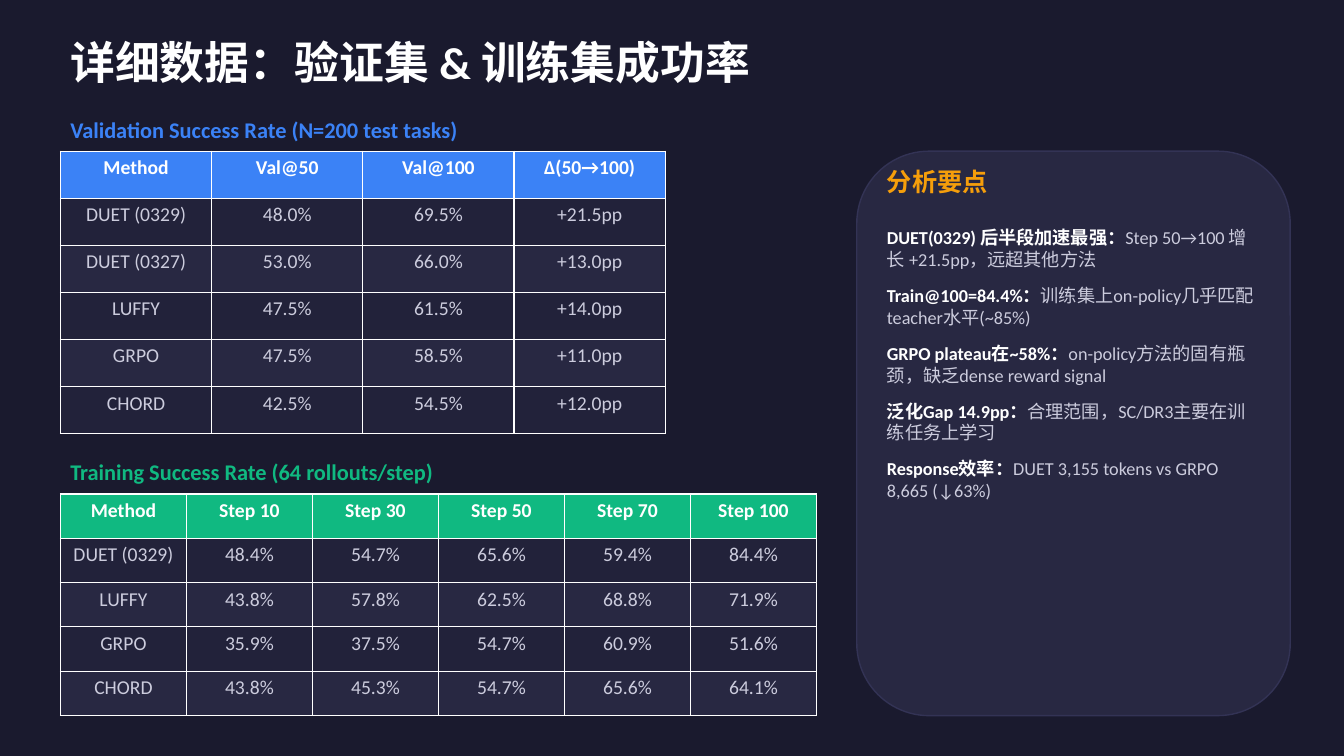
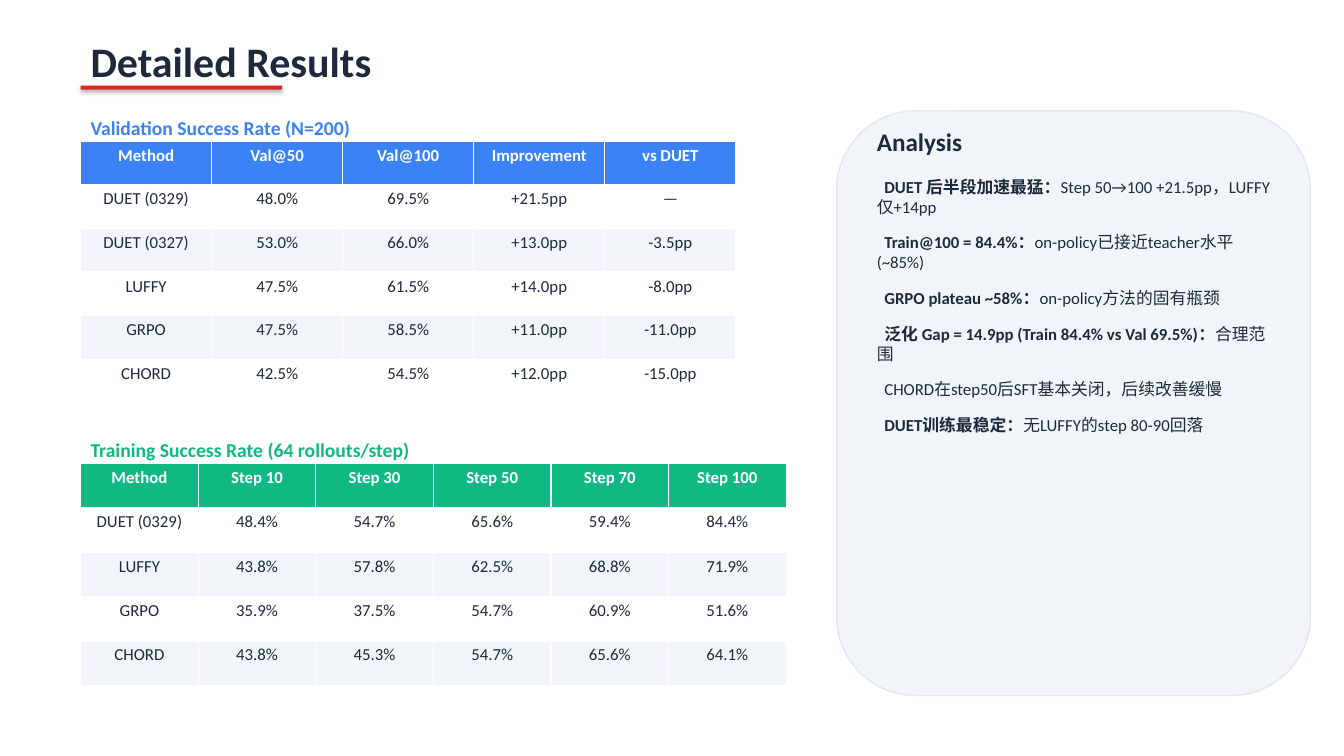
Before and after one commit to qishenghu/EvolAnalsis, a slide deck: slide 5 of analysis_outputs/duet_0329_analysis/DUET_ALFWorld_Analysis_Report.pptx. Drawn at 1344x756 pixels with LibreOffice and Linux fonts; fonts in the diff are those of the drawing. Boxes give left, top, right and bottom in pixels: in the first picture for what was removed or moved away, otherwise in the second. Text is boxed around its words. In the diff, an @@ line names an element or a change of style, - is before the commit and + after.

Commit message:
update analysis

```diff
--- a/analysis_outputs/duet_0329_analysis/DUET_ALFWorld_Analysis_Report.pptx
+++ b/analysis_outputs/duet_0329_analysis/DUET_ALFWorld_Analysis_Report.pptx
@@ background #1A1A2E to #FFFFFF @@
@@ text at (x1=91, y1=47, x2=371, y2=87): text changed; size 32 to 30 pt; text colour #FFFFFF to #1E293B @@
-详细数据：验证集 & 训练集成功率
+Detailed Results
@@ rectangle added at (x1=81, y1=86, x2=282, y2=90), fill #DC2626 @@
@@ rounded rectangle resized from (x1=857, y1=151, x2=1291, y2=716) to (x1=837, y1=111, x2=1311, y2=696) @@
@@ rounded rectangle at (x1=837, y1=111, x2=1311, y2=696): fill #282842 to #F1F5F9; outline #333355 1 pt to #E2E8F0 1 pt @@
@@ table at (x1=81, y1=141, x2=736, y2=403) @@
-column 4: Δ(50→100) | +21.5pp | +13.0pp | +14.0pp | +11.0pp | +12.0pp
+column 4: Improvement | +21.5pp | +13.0pp | +14.0pp | +11.0pp | +12.0pp
+column 5: vs DUET | — | -3.5pp | -8.0pp | -11.0pp | -15.0pp
@@ table resized from (x1=60, y1=151, x2=665, y2=434) to (x1=81, y1=141, x2=736, y2=403) @@
@@ text at (x1=91, y1=120, x2=350, y2=138): text changed; size 16 to 14 pt @@
-Validation Success Rate (N=200 test tasks)
+Validation Success Rate (N=200)
@@ text added at (x1=877, y1=133, x2=962, y2=155), 18 pt, text #1E293B, bold @@
+Analysis
@@ text at (x1=877, y1=178, x2=1270, y2=434): text changed; size 13 to 12 pt; text colour #CCCCDD to #1E293B @@
-DUET(0329) 后半段加速最强：Step 50→100 增长 +21.5pp，远超其他方法
-Train@100=84.4%：训练集上on-policy几乎匹配teacher水平(~85%)
-GRPO plateau在~58%：on-policy方法的固有瓶颈，缺乏dense reward signal
-泛化Gap 14.9pp：合理范围，SC/DR3主要在训练任务上学习
-Response效率：DUET 3,155 tokens vs GRPO 8,665 (↓63%)
+DUET 后半段加速最猛：Step 50→100 +21.5pp，LUFFY仅+14pp
+Train@100 = 84.4%：on-policy已接近teacher水平(~85%)
+GRPO plateau ~58%：on-policy方法的固有瓶颈
+泛化 Gap = 14.9pp (Train 84.4% vs Val 69.5%)：合理范围
+CHORD在step50后SFT基本关闭，后续改善缓慢
+DUET训练最稳定：无LUFFY的step 80-90回落
@@ text removed at (x1=887, y1=169, x2=988, y2=194) @@
-分析要点
@@ text "Training Success Rate (64 rollouts/step)" moved from (x1=70, y1=463, x2=433, y2=484) to (x1=91, y1=442, x2=409, y2=461) @@
@@ text "Training Success Rate (64 rollouts/step)" at (x1=91, y1=442, x2=409, y2=461): size 16 to 14 pt @@
@@ table at (x1=81, y1=464, x2=788, y2=686) @@
@@ fill #22223A to #FFFFFF in 12 cells @@
@@ fill #282842 to #F1F5F9 in 12 cells @@
@@ size 14 to 12 pt @@
@@ text colour #CCCCDD to #1E293B in "DUET (0329)", "48.4%", "54.7%", "65.6%" and 20 more places @@
@@ table resized from (x1=60, y1=494, x2=817, y2=716) to (x1=81, y1=464, x2=788, y2=686) @@
```
Also in this commit, not shown: 6 other slides changed, 3 slides added, 3 slides removed, 1 other file.
